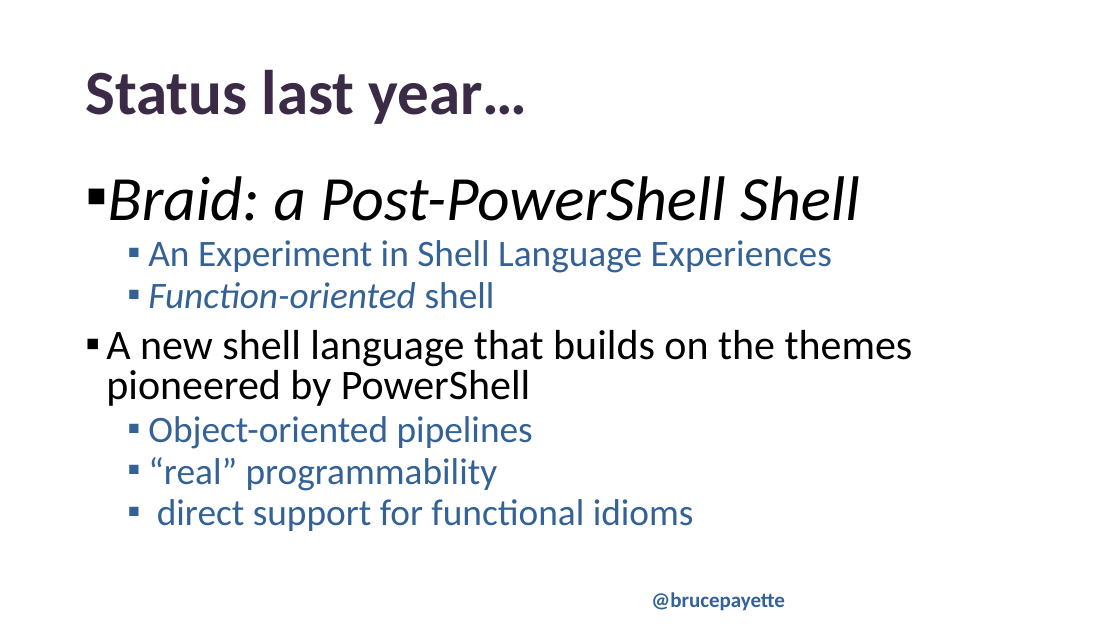
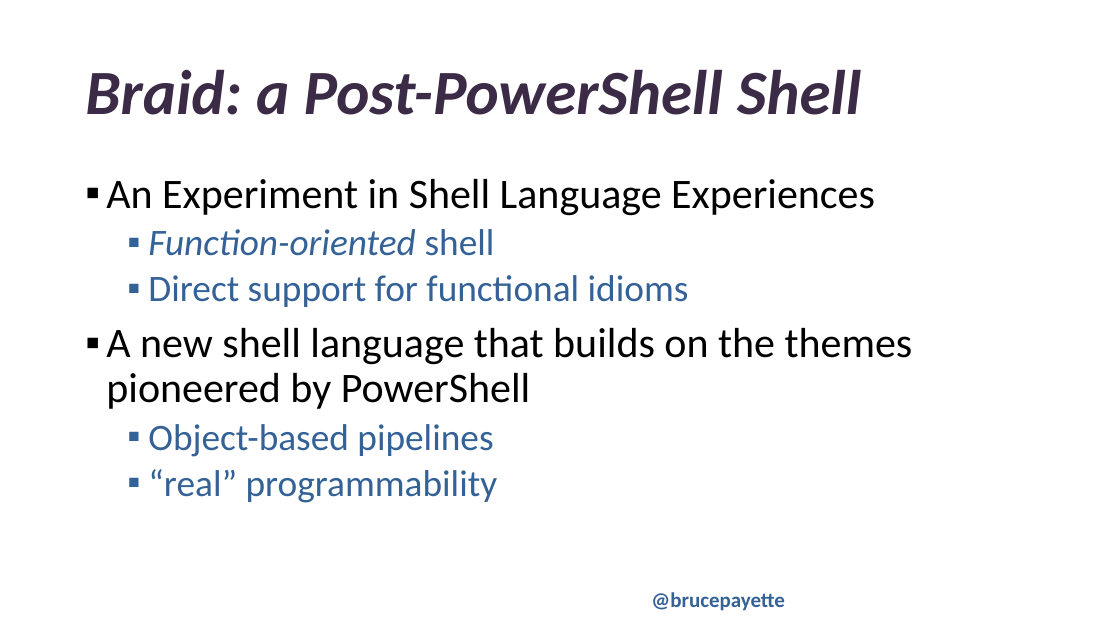
Before and after one commit to BrucePay/PSConfEU2024, a slide deck: slide 8 of payette_2024_braid.pptx. Drawn at 1120x630 pixels with LibreOffice and Linux fonts; fonts in the diff are those of the drawing; background and template pictures are left out. Boxes give left, top, right and bottom in pixels: in the first picture for what was removed or moved away, otherwise in the second. Text is boxed around its words. In the diff, an @@ line names an element or a change of style, - is before the commit and + after.

Commit message:
Post presentations. The braid_examples.tl is a start at a tour of braid.

```diff
--- a/payette_2024_braid.pptx
+++ b/payette_2024_braid.pptx
@@ title at (85, 69, 861, 115): text changed; italic on @@
-Status last year…
+Braid: a Post-PowerShell Shell
@@ text at (106, 179, 913, 503): size 32 to 36 pt, text colour #346297 to #000000 in "An Experiment in Shell Language Experiences"; list level 2 to 1 in "An Experiment in Shell Language ..."; line spacing 0.8 to 0.9 @@
@@ text at (108, 176, 860, 221): paragraph removed @@
-▪ Braid: a Post-PowerShell Shell
@@ text at (148, 275, 689, 307): paragraph added @@
+  ▪ Direct support for functional idioms
@@ text at (148, 424, 493, 457): text changed @@
-  ▪ Object-oriented pipelines
+  ▪ Object-based pipelines
@@ text at (157, 499, 694, 531): paragraph removed @@
-  ▪ direct support for functional idioms
```
Also in this commit, not shown: 6 other slides changed, 3 slides added, 1 other file.
